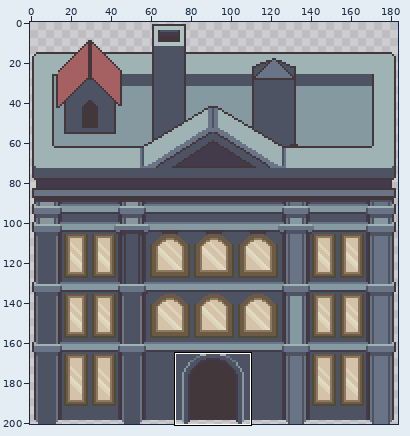
Sprite sheet, stored at assets/02_architecture/02_palud/paludBuildingCenterRight.png. Above, an overview of the earlier version with the close-up marked.
Close-up. First the earlier version:
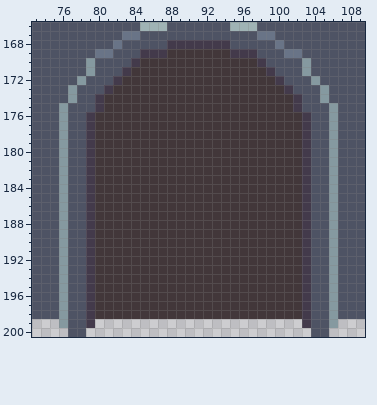
The file is 184x201 pixels. Colours within 5 levels of each other are drawn and written as one. Shown: x 73..109, y 166..200.
New version:
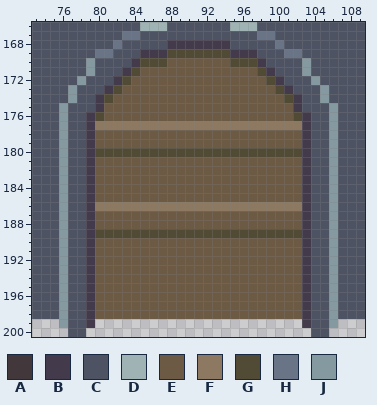
Palette (. is transparent): A #42373a  B #433a4b  C #4e5364  D #9fb3b5  E #6d5a45  F #8d7961  G #514a34  H #697487  J #8599a0
From the commit log: added doors for the last building
From old to new:
y 169: x 88..94 AAAAAAA -> GGGGGGG
y 170: x 85..97 AAAAAAAAAAAAA -> GGGEEEEEEEGGG
y 171: x 84..98 AAAAAAAAAAAAAAA -> GEEEEEEEEEEEEEG
y 172: x 83..99 AAAAAAAAAAAAAAAAA -> GEEEEEEEEEEEEEEEG
y 173: x 82..100 AAAAAAAAAAAAAAAAAAA -> GEEEEEEEEEEEEEEEEEG
y 174: x 81..101 AAAAAAAAAAAAAAAAAAAAA -> GEEEEEEEEEEEEEEEEEEEG
y 175: x 81..101 AAAAAAAAAAAAAAAAAAAAA -> EEEEEEEEEEEEEEEEEEEEE
y 176: x 80..102 AAAAAAAAAAAAAAAAAAAAAAA -> GEEEEEEEEEEEEEEEEEEEEEG
y 177: x 80..102 AAAAAAAAAAAAAAAAAAAAAAA -> FFFFFFFFFFFFFFFFFFFFFFF
y 178..179: x 80..102 AAAAAAAAAAAAAAAAAAAAAAA -> EEEEEEEEEEEEEEEEEEEEEEE
y 180: x 80..102 AAAAAAAAAAAAAAAAAAAAAAA -> GGGGGGGGGGGGGGGGGGGGGGG
y 181..185: x 80..102 AAAAAAAAAAAAAAAAAAAAAAA -> EEEEEEEEEEEEEEEEEEEEEEE
y 186: x 80..102 AAAAAAAAAAAAAAAAAAAAAAA -> FFFFFFFFFFFFFFFFFFFFFFF
y 187..188: x 80..102 AAAAAAAAAAAAAAAAAAAAAAA -> EEEEEEEEEEEEEEEEEEEEEEE
y 189: x 80..102 AAAAAAAAAAAAAAAAAAAAAAA -> GGGGGGGGGGGGGGGGGGGGGGG
y 190..198: x 80..102 AAAAAAAAAAAAAAAAAAAAAAA -> EEEEEEEEEEEEEEEEEEEEEEE
